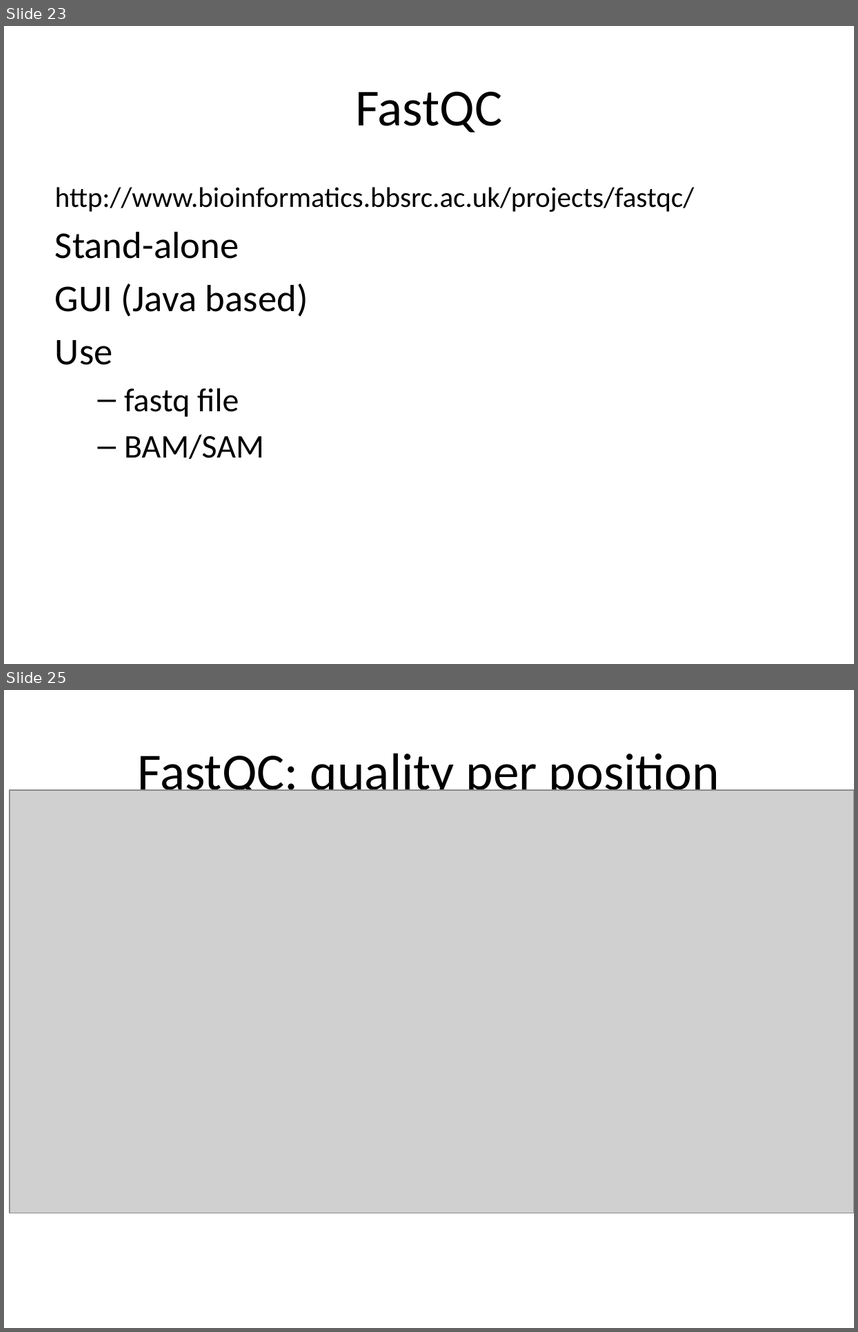
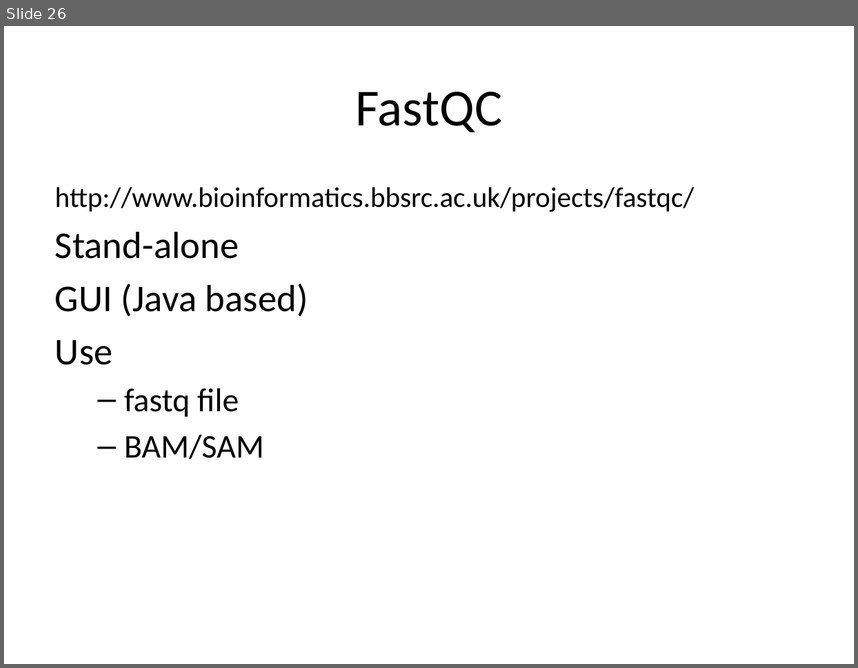
Before and after one commit to lexnederbragt/denovo-assembly-tutorial, a slide deck: presentations/Practical_1_preparing_and_QC_of_sequence_ data.pptx. Shown one above the other, each under a label of ours: slides 23 and 25 before the commit, slide 26 after it; the slides between them are not shown. The pictures are 858x1332 and 858x668 pixels, drawn with LibreOffice and Linux fonts; fonts in the diff are those of the drawing; grey boxes stand for pictures. Boxes give left, top, right and bottom in pixels: in the first picture for what was removed or moved away, otherwise in the second. Text is boxed around its words. In the diff, an @@ line names an element or a change of style, - is before the commit and + after.

```diff
--- a/presentations/Practical_1_preparing_and_QC_of_sequence_ data.pptx
+++ b/presentations/Practical_1_preparing_and_QC_of_sequence_ data.pptx
@@ slide 25 removed at <box>4,690,854,1328</box>, background #FFFFFF @@
@@ title removed at <box>138,753,720,801</box> @@
-FastQC: quality per position
@@ picture removed at <box>9,790,854,1213</box> @@
@@ what was slide 23 is now slide 26 @@
```
Also in this commit, not shown: 9 slides changed, 3 slides added.
